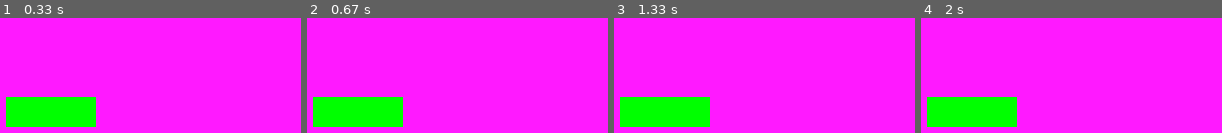
Above: before the commit, frames 1-4 (left to right).
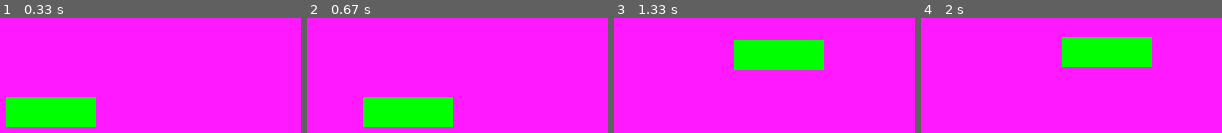
Above: after the commit, the same moments.

Repository: bebopsanders/pygameOneWheel
Game: pygame game, started from main.py
The game is run twice, just before and just after one commit, with the same random seed, the same clock (stepped at 60 frames per second) and the same inputs.
Inputs:
- Up to frame 1 (0.33 s): no input
- Up to frame 2 (0.67 s): hold D from 0.33 s (still down)
- Up to frame 3 (1.33 s): release D at 0.8 s; hold W 0.83-1.13 s; hold D from 1.17 s (still down)
- Up to frame 4 (2 s): release D at 1.63 s; hold A from 1.67 s (still down)

Frame 1 is identical in both runs. In frame 2, 8.7% of the frame differs, in the area x 1-49%, y 68-95%; in frame 3, 16%, in the area x 1-70%, y 19-95%; in frame 4, 16%.

Commit message:
created update() method in Player, gave default acc (0,0), created an object keys from the function get_pressed() that checks for keyup&down, assigned movement keys a,s,d,w and added equations of motion

Diff:
--- a/sprites.py
+++ b/sprites.py
@@ -8,6 +8,24 @@
         self.image.fill(GREEN)
         self.rect = self.image.get_rect()
         self.rect.center = (WIDTH/2,HEIGHT/2)
+        #position
         self.pos = vec(WIDTH/2,HEIGHT/2)
+        #velocity
         self.vel = vec(0,0)
+        #acceleration
         self.acc = vec(0,0)
+    def update(self):
+        self.acc = vec(0,0)
+        keys = pg.key.get_pressed()
+        if keys[pg.K_a]:
+            self.acc.x = -0.8
+        elif keys[pg.K_d]:
+            self.acc.x = 0.8
+        elif keys[pg.K_s]:
+            self.acc.y = 0.8
+        elif keys[pg.K_w]:
+            self.acc.y = -0.8
+        self.acc += self.vel * -0.12
+        self.vel += self.acc
+        self.pos += self.acc + 0.5 * self.vel
+        self.rect.center = self.pos
